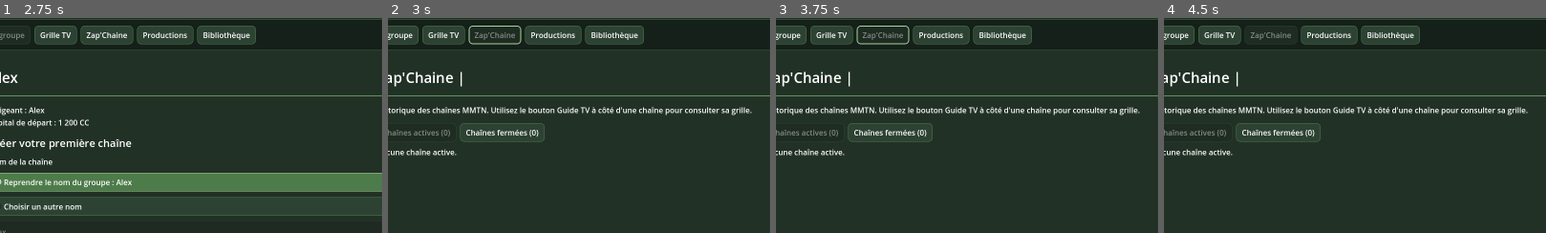
Above: before the commit, frames 1-4 (left to right).
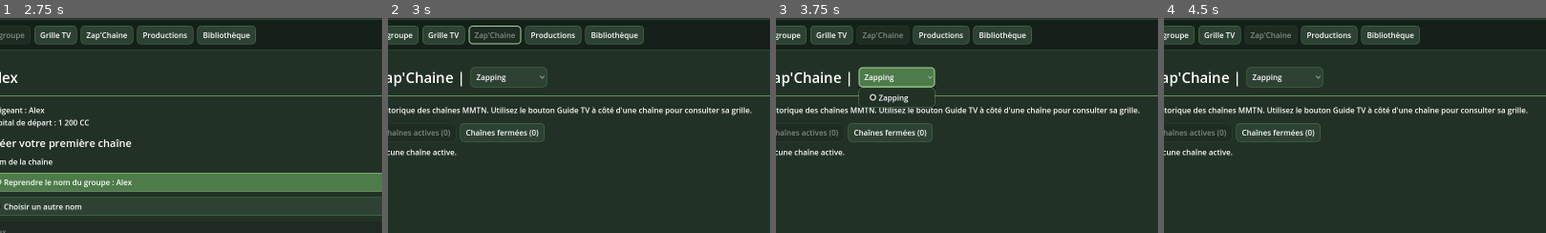
Above: after the commit, the same moments.

Repository: Adrienco69/MediaManagerTycoon_V2
Game: Godot game, scene res://scenes/main.tscn
Two runs of this game, one before a commit and one after it. Both use one fixed random seed, a clock stepped at 60 frames per second and the inputs below.
Inputs (mouse positions are % of the whole screen's width and height, from its top left):
- Up to frame 1 (2.75 s): click "Nouvelle partie" at 0.5 s; click (50, 44) at 1.27 s; type "Alex" at 1.35 s; click (50, 55) at 1.5 s; type "Alex" at 1.58 s; click "Commencer" at 2 s
- Up to frame 2 (3 s): click "Zap'Chaine" at 2.75 s
- Up to frame 3 (3.75 s): click (21, 35) at 3.5 s, where only the run after the commit has a clickable "Zapping"
- Up to frame 4 (4.5 s): click "Sauvegarder" at 4.25 s
The pictures show only the part of the screen within x 6-56%, y 22-72%; the shares and areas given below are measured in that part.

Frame 1 is identical in both runs. In frame 2, 0.4% of the frame differs, in the area x 21-42%, y 22-33%; in frame 3, 2.6%, in the area x 21-42%, y 3-42%; in frame 4, 0.4%.

Commit message:
Ajouter Zapping en première option du sélecteur Zap'Chaine

Diff:
--- a/scripts/main.gd
+++ b/scripts/main.gd
@@ -225,6 +225,11 @@
 		return
 	_title_channel_selector.clear()
 	var desired_index: int = -1
+	# L'entrée Zapping ramène au tableau général du réseau MMTN.
+	if mode == "zap":
+		_title_channel_selector.add_item("Zapping", -1)
+		if selected_number == -1:
+			desired_index = 0
 	for channel: Dictionary in channels:
 		var number: int = int(channel.get("mmtn_number", -1))
 		if number < 0:
@@ -255,6 +260,9 @@
 		_selected_grid_channel_number = number
 		_show_grid()
 	elif _title_selector_mode == "zap":
+		if number == -1:
+			_show_zap()
+			return
 		_selected_zap_channel_number = number
 		for channel: Dictionary in GameState.get_zap_channels():
 			if int(channel.get("mmtn_number", -1)) == number:
@@ -645,11 +653,11 @@
 	_clear_dynamic_pages()
 	_scroll_main_to_top()
 	NavigationButtonStateScript.apply(_get_navigation_buttons(), zap_button)
+	# Dans la liste générale, le sélecteur affiche toujours « Zapping ».
+	# Il sélectionne ensuite la chaîne consultée dans son guide.
+	_selected_zap_channel_number = -1
 	var channels: Array[Dictionary] = _get_active_zap_channels()
-	var shown_number: int = _selected_zap_channel_number
-	if shown_number < 0 and not channels.is_empty():
-		shown_number = int(channels[0].get("mmtn_number", -1))
-	_show_channel_title("zap", channels, shown_number)
+	_show_channel_title("zap", channels, -1)
 	ZapPageControllerScript.render(
 		content_container,
 		page_description,
